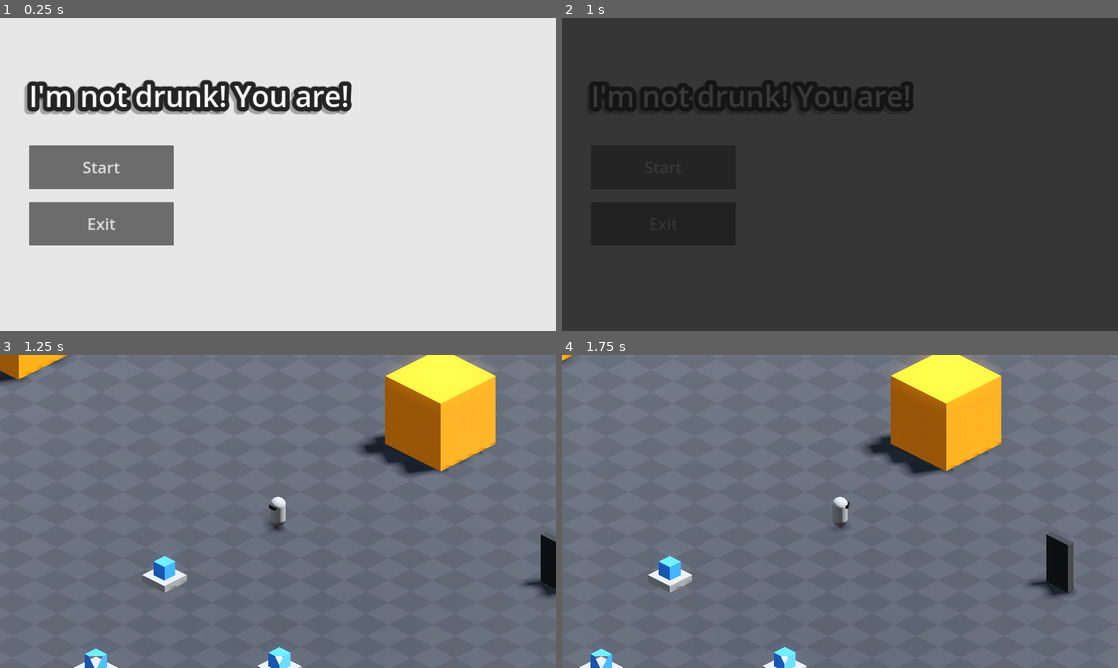
Above: before the commit, frames 1-4 (two rows, left to right).
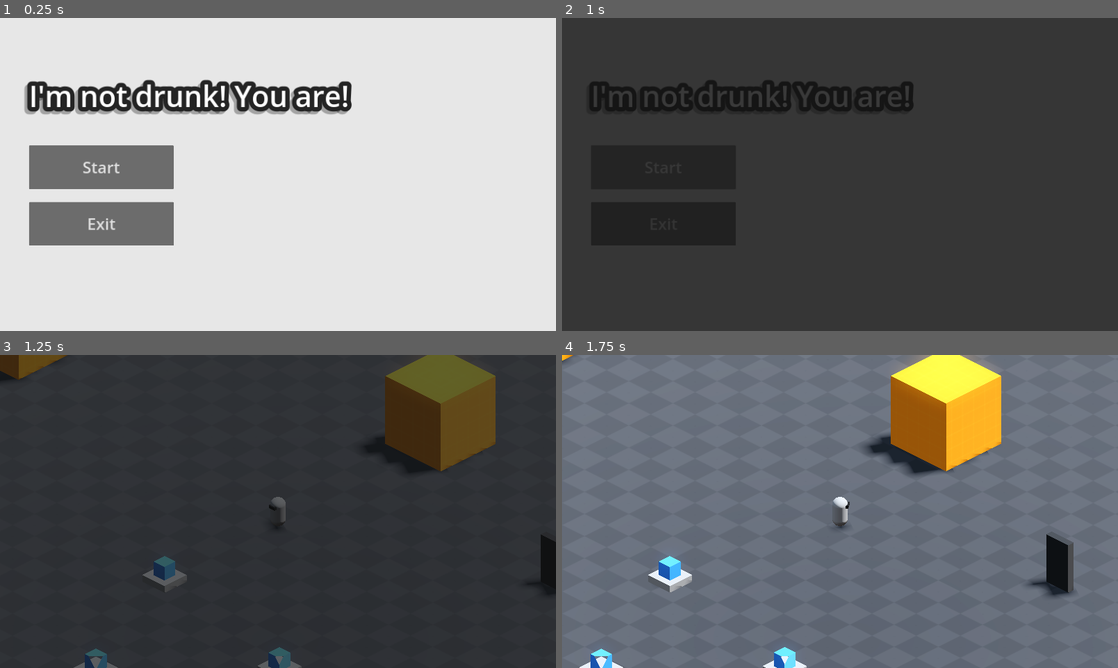
Above: after the commit, the same moments.

Repository: YordanosZt/brackeys-game-jam
Game: Godot game, scene res://UI/main_menu.tscn
Two runs of this game, one before a commit and one after it. Both use one fixed random seed, a clock stepped at 60 frames per second and the inputs below.
Inputs (mouse positions are in pixels of both pictures, inside the frame that each line leads up to):
- Up to frame 1 (0.25 s): no input
- Up to frame 2 (1 s): click "Start" at 0.5 s
- Up to frame 3 (1.25 s): no input
- Up to frame 4 (1.75 s): tap Enter at 1.25 s; move the mouse to (962, 495) at 1.27 s; hold D (right) from 1.28 s (still down); tap Backspace at 1.35 s; click (962, 495) at 1.42 s

Frames 1-2 are identical in both runs. In frame 3, 99% of the frame differs, in the area x 0-100%, y 0-100%; in frame 4, nothing differs.

Commit message:
Merge main menu to dev

Diff:
--- a/Scenes/world.tscn
+++ b/Scenes/world.tscn
@@ -1,5 +1,6 @@
-[gd_scene load_steps=15 format=3 uid="uid://depptuwko0flo"]
-
+[gd_scene load_steps=19 format=3 uid="uid://depptuwko0flo"]
+
+[ext_resource type="Script" path="res://Scenes/level.gd" id="1_118dv"]
 [ext_resource type="Texture2D" uid="uid://ck5ilcyatnqww" path="res://Assets/Textures/Prototype/Dark/texture_09.png" id="1_vxdwd"]
 [ext_resource type="PackedScene" uid="uid://lucm30hvu5ua" path="res://Entities/Player/player.tscn" id="2_awfes"]
 [ext_resource type="Texture2D" uid="uid://yaffm40y2efa" path="res://Assets/Textures/Prototype/Orange/texture_06.png" id="3_lmven"]
@@ -40,7 +41,70 @@
 [sub_resource type="BoxShape3D" id="BoxShape3D_0w4su"]
 size = Vector3(2, 0.5, 2)
 
+[sub_resource type="Animation" id="Animation_08yc4"]
+resource_name = "fadeout"
+length = 0.5
+step = 0.1
+tracks/0/type = "value"
+tracks/0/imported = false
+tracks/0/enabled = true
+tracks/0/path = NodePath("ColorRect:color")
+tracks/0/interp = 1
+tracks/0/loop_wrap = true
+tracks/0/keys = {
+"times": PackedFloat32Array(0, 0.5),
+"transitions": PackedFloat32Array(1, 1),
+"update": 0,
+"values": [Color(0.0705882, 0.0705882, 0.0705882, 1), Color(0.0705882, 0.0705882, 0.0705882, 0)]
+}
+tracks/1/type = "value"
+tracks/1/imported = false
+tracks/1/enabled = true
+tracks/1/path = NodePath("ColorRect:visible")
+tracks/1/interp = 1
+tracks/1/loop_wrap = true
+tracks/1/keys = {
+"times": PackedFloat32Array(0, 0.5),
+"transitions": PackedFloat32Array(1, 1),
+"update": 1,
+"values": [true, false]
+}
+
+[sub_resource type="Animation" id="Animation_d5txk"]
+length = 0.001
+tracks/0/type = "value"
+tracks/0/imported = false
+tracks/0/enabled = true
+tracks/0/path = NodePath("ColorRect:color")
+tracks/0/interp = 1
+tracks/0/loop_wrap = true
+tracks/0/keys = {
+"times": PackedFloat32Array(0),
+"transitions": PackedFloat32Array(1),
+"update": 0,
+"values": [Color(0.0705882, 0.0705882, 0.0705882, 1)]
+}
+tracks/1/type = "value"
+tracks/1/imported = false
+tracks/1/enabled = true
+tracks/1/path = NodePath("ColorRect:visible")
+tracks/1/interp = 1
+tracks/1/loop_wrap = true
+tracks/1/keys = {
+"times": PackedFloat32Array(0),
+"transitions": PackedFloat32Array(1),
+"update": 1,
+"values": [true]
+}
+
+[sub_resource type="AnimationLibrary" id="AnimationLibrary_081my"]
+_data = {
+"RESET": SubResource("Animation_d5txk"),
+"fadeout": SubResource("Animation_08yc4")
+}
+
 [node name="World" type="Node3D"]
+script = ExtResource("1_118dv")
 
 [node name="WorldEnvironment" type="WorldEnvironment" parent="."]
 environment = SubResource("Environment_8tll8")
@@ -154,3 +218,37 @@
 
 [node name="DeliveryPlace" parent="." instance=ExtResource("5_jyu0a")]
 transform = Transform3D(1, 0, 0, 0, 1, 0, 0, 0, 1, 18, 0, -7)
+
+[node name="CanvasLayer" type="CanvasLayer" parent="."]
+
+[node name="ColorRect" type="ColorRect" parent="CanvasLayer"]
+anchors_preset = 15
+anchor_right = 1.0
+anchor_bottom = 1.0
+grow_horizontal = 2
+grow_vertical = 2
+color = Color(0.0705882, 0.0705882, 0.0705882, 1)
+
+[node name="AnimationPlayer" type="AnimationPlayer" parent="CanvasLayer"]
+libraries = {
+"": SubResource("AnimationLibrary_081my")
+}
+autoplay = "fadeout"
+
+[node name="PauseMenu" type="PanelContainer" parent="CanvasLayer"]
+unique_name_in_owner = true
+visible = false
+anchors_preset = 15
+anchor_right = 1.0
+anchor_bottom = 1.0
+grow_horizontal = 2
+grow_vertical = 2
+
+[node name="CenterContainer" type="CenterContainer" parent="CanvasLayer/PauseMenu"]
+layout_mode = 2
+
+[node name="Label" type="Label" parent="CanvasLayer/PauseMenu/CenterContainer"]
+layout_mode = 2
+theme_override_constants/outline_size = 120
+theme_override_font_sizes/font_size = 141
+text = "Game Paused!"
--- a/UI/main_menu.tscn
+++ b/UI/main_menu.tscn
@@ -2,6 +2,33 @@
 
 [ext_resource type="Script" path="res://UI/main_menu.gd" id="1_vcljt"]
 [ext_resource type="PackedScene" uid="uid://depptuwko0flo" path="res://Scenes/world.tscn" id="2_3xlyu"]
+
+[sub_resource type="Animation" id="Animation_b1mfb"]
+length = 0.001
+tracks/0/type = "value"
+tracks/0/imported = false
+tracks/0/enabled = true
+tracks/0/path = NodePath("FadeIn:color")
+tracks/0/interp = 1
+tracks/0/loop_wrap = true
+tracks/0/keys = {
+"times": PackedFloat32Array(0),
+"transitions": PackedFloat32Array(1),
+"update": 0,
+"values": [Color(0.0705882, 0.0705882, 0.0705882, 0)]
+}
+tracks/1/type = "value"
+tracks/1/imported = false
+tracks/1/enabled = true
+tracks/1/path = NodePath("FadeIn:visible")
+tracks/1/interp = 1
+tracks/1/loop_wrap = true
+tracks/1/keys = {
+"times": PackedFloat32Array(0),
+"transitions": PackedFloat32Array(1),
+"update": 1,
+"values": [false]
+}
 
 [sub_resource type="Animation" id="Animation_5l2x7"]
 resource_name = "fadein"
@@ -46,33 +73,6 @@
 "transitions": PackedFloat32Array(1),
 "update": 1,
 "values": [true]
-}
-
-[sub_resource type="Animation" id="Animation_b1mfb"]
-length = 0.001
-tracks/0/type = "value"
-tracks/0/imported = false
-tracks/0/enabled = true
-tracks/0/path = NodePath("FadeIn:color")
-tracks/0/interp = 1
-tracks/0/loop_wrap = true
-tracks/0/keys = {
-"times": PackedFloat32Array(0),
-"transitions": PackedFloat32Array(1),
-"update": 0,
-"values": [Color(0.0705882, 0.0705882, 0.0705882, 0)]
-}
-tracks/1/type = "value"
-tracks/1/imported = false
-tracks/1/enabled = true
-tracks/1/path = NodePath("FadeIn:visible")
-tracks/1/interp = 1
-tracks/1/loop_wrap = true
-tracks/1/keys = {
-"times": PackedFloat32Array(0),
-"transitions": PackedFloat32Array(1),
-"update": 1,
-"values": [false]
 }
 
 [sub_resource type="AnimationLibrary" id="AnimationLibrary_q6e64"]
--- a/project.godot
+++ b/project.godot
@@ -19,6 +19,7 @@
 
 window/size/viewport_width=1920
 window/size/viewport_height=1080
+window/size/mode=3
 window/stretch/mode="canvas_items"
 window/stretch/aspect="expand"
 
